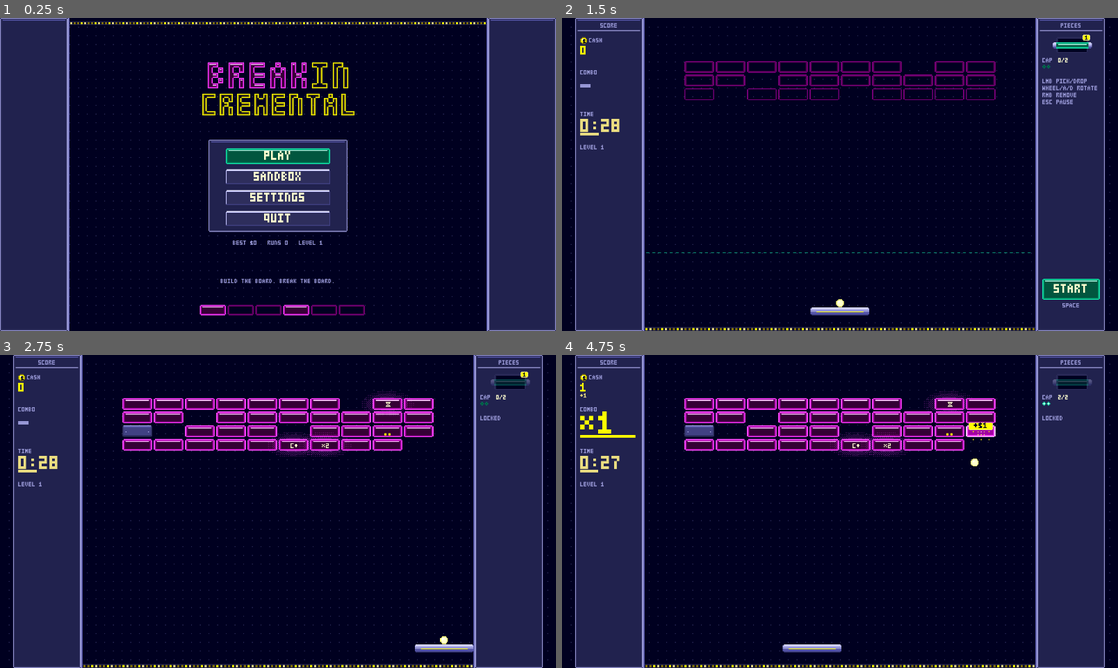
Above: before the commit, frames 1-4 (two rows, left to right).
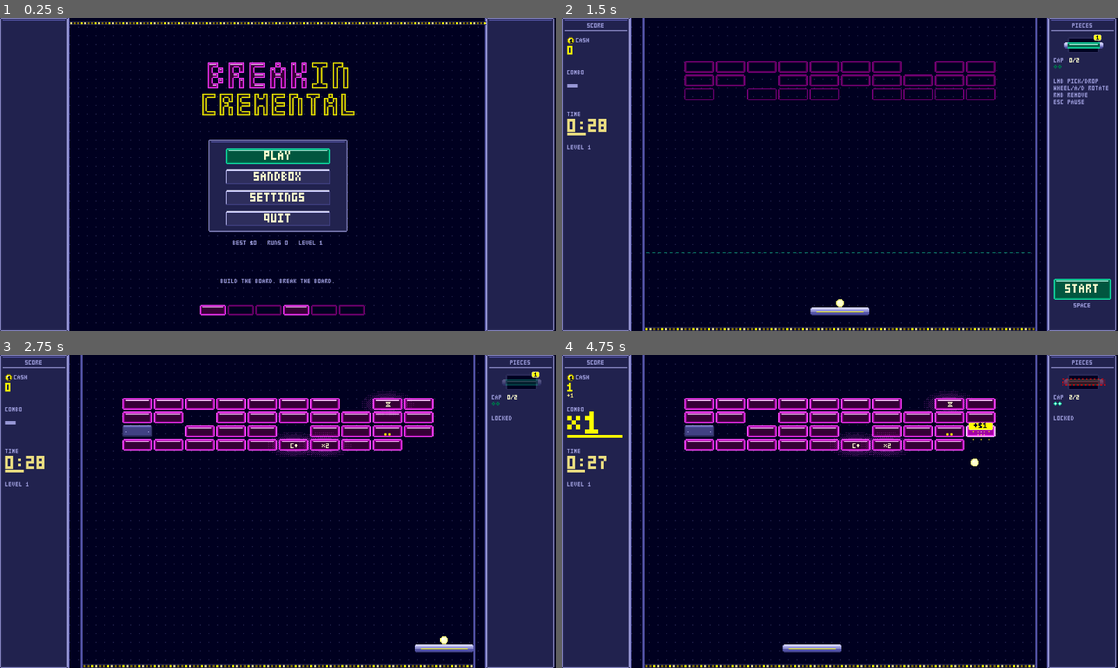
Above: after the commit, the same moments.

Repository: alpacaxander/breakin-cremental
Game: Godot game, scene res://src/main.tscn
Same seed, same stepped clock (60 frames per second), same inputs: the game is played once before the commit and once after it.
Inputs (mouse positions are in pixels of both pictures, inside the frame that each line leads up to):
- Up to frame 1 (0.25 s): no input
- Up to frame 2 (1.5 s): click "PLAY" at 0.5 s; click "PLAY" at 1.25 s
- Up to frame 3 (2.75 s): click "START" at 2 s
- Up to frame 4 (4.75 s): click "1" at 2.75 s; tap Enter at 3.5 s; move the mouse to (962, 495) at 3.52 s; hold Right 3.53-4.25 s; tap R at 3.6 s; click (962, 495) at 3.67 s; tap Space at 3.77, 4.25 s; drag from (728, 527) to (812, 574) at 4.27 s

The runs differ from the first frame. In frame 1, 1.4% of the frame differs, in the area x 87-100%, y 0-100%; in frame 2, 11%, in the area x 0-100%, y 0-100%; in frame 3, 11%; in frame 4, 11%.

Commit message:
Fix the cabinet columns at the layout's edges and shrink the 4:3 content into them
Every screen is now padding, column, 4:3 field, column, padding, so the columns no longer jump
between the shop and levels with different arena ratios: the arena scales down into the field
and a non-4:3 level shows bare sheet beside the board.

The columns keep their 2x in a window smaller than 1280x720 (tiling window managers ignore the
minimum size, which is gone): the sheet and columns are top_level at a fixed 2x and the Root
scales its content to the largest 4:3 left between them (Ui.Root.content, shared with the
arena's _fit). main.gd keeps the canvas 720 game px tall below that, so only the width runs short.

The smoke test sizes the headless window to 1280x720 first: at the default 64x64 the arena is a
100 px thumbnail and physics misses collisions. shots.gd renders 1000x600 and 960x1080 too.

Co-Authored-By: Claude Fable 5.1 <noreply@anthropic.com>

Diff:
--- a/src/arena.gd
+++ b/src/arena.gd
@@ -63,7 +63,7 @@
 var place: Place
 var hud: Hud
 var pause: Control = null
-var field: Rect2  # the arena in its own px: origin top-left. _fit centres the node between the cabinet columns.
+var field: Rect2  # the arena in its own px: origin top-left. _fit scales the node into the cabinet's 4:3 field.
 
 
 func _ready() -> void:
@@ -107,22 +107,17 @@
 	place = Place.new(self, ui)
 	place.started.connect(_on_start)
 	add_child(place)
-	_fit()  # after the cabinet exists, so its columns move in to the frame
-
-
-## Scales the arena to the largest that fits between the cabinet columns, centres it on whole sprite px, and moves the
-## columns of the cabinet screens riding on this node in against its frame.
+	_fit()
+
+
+## Scales the arena to the largest that fits the cabinet's 4:3 field between the columns and centres it there on whole
+## sprite px. Tuning.ARENA fills the field exactly; other ratios leave bare sheet beside or above the board.
 func _fit() -> void:
-	var canvas := get_viewport().get_visible_rect().size
-	var inset := Ui.FIELD_X * Fx.SCALE  # a column, in game px
+	var content := Ui.Root.content(get_viewport())  # sprite px
 	# ponytail: free scale, so sprite px go uneven above 1x; floor s to 0.5 steps (whole screen px) if the shimmer bothers
-	var s := minf((canvas.x - 2 * inset) / field.size.x, canvas.y / field.size.y)
+	var s := minf(content.size.x * Fx.SCALE / field.size.x, content.size.y * Fx.SCALE / field.size.y)
 	scale = Vector2.ONE * s
-	position = ((canvas - field.size * s) / 2).snapped(Vector2.ONE * Fx.SCALE)
-	for c in get_children():
-		if c is Ui.Root:
-			c.edge = maxf(0, position.x / Fx.SCALE - Ui.FIELD_X)
-			c.fit()
+	position = (content.position + ((content.size - field.size * s / Fx.SCALE) / 2).floor()) * Fx.SCALE
 
 
 ## The line placed pieces must stay above.
--- a/src/main.gd
+++ b/src/main.gd
@@ -11,18 +11,18 @@
 
 func _ready() -> void:
 	get_tree().auto_accept_quit = false  # the window's close button goes through Sfx.quit too
-	get_window().min_size = Vector2i(1280, 720)  # the field between the columns must always hold Tuning.ARENA
 	get_window().size_changed.connect(_scale)
 	_scale()
 	_show_menu()
 
 
-## The scale at which 1280x720 just fits, with the canvas covering the whole window: the cabinet grows with the arena and a
-## wider window shows more board beside it. Godot's own stretch modes letterbox instead. The cursor follows: it is in screen
-## px, not sprite px.
+## The scale at which 1280x720 just fits, with the canvas covering the whole window: the cabinet grows with the window and
+## the padding beside the columns is drawn sheet, not bars. Godot's own stretch modes letterbox instead. Below 1280x720
+## (a tiling window manager ignores any minimum size) the canvas keeps its 720 height, so the 2x columns always fit, and
+## Ui.Root.content shrinks the field to the width left between them. The cursor follows: it is in screen px, not sprite px.
 func _scale() -> void:
 	var w := get_window()
-	var k := maxf(1, minf(w.size.x / 1280.0, w.size.y / 720.0))
+	var k := minf(w.size.y / 720.0, maxf(1, w.size.x / 1280.0))
 	if k == zoom:
 		return
 	zoom = k
--- a/src/tuning.gd
+++ b/src/tuning.gd
@@ -1,7 +1,7 @@
 ## Every tunable number and per-kind table lives here. Edit, rerun.
 
 # Game px are 2x sprite px. The arena's origin is its top-left corner; the cabinet (ui.gd) centres it between the columns.
-const ARENA := Vector2(960, 720)  # default arena size and the largest allowed: what fits between the columns at the 1280x720 minimum window
+const ARENA := Vector2(960, 720)  # default arena size and the largest allowed: the cabinet's 4:3 field; other ratios scale down into it
 
 # Paddle / ball feel
 const PADDLE_WIDTH := 120.0
--- a/src/ui.gd
+++ b/src/ui.gd
@@ -1,9 +1,10 @@
 ## Cabinet UI: every screen is a 640x360 sprite-space layout shown at 2x, centred in a canvas that grows with the window
-## (main.gd scales the window so 1280x720 just fits, so there are no bars). A score/stats column sits at the canvas's left
-## edge, a pieces/menu column at its right edge, the field between them; the columns stretch over the canvas height. In a
-## round the arena moves both columns in against its frame (edge), leaving board outside them. Layout coordinates work
-## unchanged: centred content goes on the Root, column content on Root.left / Root.right (origins at the columns' outer
-## edges, so x 0..77 and RX..639 land in the columns). Look: src/theme.tres, assets/pixel/preview/ui_*.png.
+## (main.gd scales the window so 1280x720 just fits, so there are no bars). Left to right: padding, the score/stats column,
+## the 4:3 field (480x360, the content of every screen; the arena scales down into it), the pieces/menu column, padding.
+## The columns stretch over the canvas height; the padding is bare sheet. In a window smaller than 1280x720 the columns
+## keep their 2x (their content needs all of it) and the field shrinks to what is left between them (Root.content). Centred
+## content goes on the Root, column content on Root.left / Root.right (x 0..77 and RX..639 land in the columns). Look:
+## src/theme.tres, assets/pixel/preview/ui_*.png.
 extends Node
 
 const Tuning = preload("res://src/tuning.gd")
@@ -20,12 +21,12 @@
 ## otherwise the event falls through (to the arena).
 class Root extends Control:
 	signal back
-	var sheet := Control.new()  # covers the whole canvas: base, dots and the columns anchor to it
-	var left := Control.new()  # column content, origin at the left column's outer edge
-	var right := Control.new()  # column content, origin SIZE.x left of the right column's outer edge, so RX coordinates land in it
-	var field := Control.new()  # the canvas between the columns, full height; the shop pans its web inside it
-	var edge := 0.0  # board left outside each column, in sprite px; the arena sets it so the columns meet its frame
-	var cols: Array[Control] = []  # chassis' left panel, left rail, right panel, right rail
+	# The sheet and columns sit outside the Root's transform (top_level) at a fixed 2x; the Root itself scales with the content.
+	var sheet := Control.new()  # covers the whole canvas: base and dots anchor to it
+	var left := Control.new()  # column content, in layout coordinates
+	var right := Control.new()
+	var field := Control.new()  # the 4:3 content between the columns; the shop pans its web inside it
+	var cols: Array[Control] = []  # chassis' panels and rails, stretched over the canvas height by fit()
 
 	func _init() -> void:
 		size = SIZE
@@ -37,28 +38,39 @@
 		for c in [sheet, left, right, field]:
 			c.mouse_filter = MOUSE_FILTER_IGNORE
 			add_child(c)
+		for c in [sheet, left, right]:
+			c.top_level = true
+			c.scale = Vector2.ONE * Fx.SCALE
+		field.position = Vector2(FIELD_X, 0)
+		field.size = Vector2(FIELD_W, SIZE.y)
 
 	func _ready() -> void:
 		get_viewport().size_changed.connect(fit)
 		fit()
 
-	## Centres the layout in the canvas and lays the sheet, columns and field over all of it. A parent that moves
-	## (the arena) calls this again after moving.
+	## The content rect in canvas sprite px: the largest 4:3 between the 2x columns, at most the layout's 480x360 field.
+	## main.gd keeps the canvas at least 360 sprite px tall, so only the width can run short.
+	static func content(vp: Viewport) -> Rect2:
+		var canvas := (vp.get_visible_rect().size / Fx.SCALE).floor()
+		var f := clampf((canvas.x - 2 * FIELD_X) / FIELD_W, 0.1, 1)  # ponytail: a window narrower than the columns gets a sliver, not a crash
+		var size := Vector2(FIELD_W, SIZE.y) * f
+		return Rect2(((canvas - size) / 2).floor(), size)
+
+	## Scales the layout so its field is the canvas's content rect, lays the sheet over the whole canvas and the columns
+	## against the content, stretched over the canvas height.
 	func fit() -> void:
 		var exact := get_viewport().get_visible_rect().size / Fx.SCALE  # sprite px, fractional at odd window sizes
-		var canvas := exact.floor()  # layout stays on whole sprite px; the sheet and columns reach the exact edge
-		global_position = ((canvas - SIZE) / 2).floor() * Fx.SCALE
-		sheet.position = -global_position / Fx.SCALE
+		var c := content(get_viewport())
+		var f := c.size.x / FIELD_W
+		scale = Vector2.ONE * Fx.SCALE * f
+		global_position = (c.position - Vector2(FIELD_X, 0) * f) * Fx.SCALE
+		var top := floorf((exact.floor().y - SIZE.y) / 2)  # column content centred in the canvas height
+		left.position = Vector2(c.position.x - FIELD_X, top) * Fx.SCALE
+		right.position = Vector2(c.end.x - RX, top) * Fx.SCALE
 		sheet.size = exact
-		left.position.x = sheet.position.x + edge
-		right.position.x = sheet.position.x + canvas.x - SIZE.x - edge
-		field.position = Vector2(left.position.x + FIELD_X, sheet.position.y)
-		field.size = Vector2(canvas.x - 2 * (FIELD_X + edge), exact.y)
-		var xs := [edge, edge + FIELD_X - 2, canvas.x - edge - FIELD_X + 2, canvas.x - edge - FIELD_X]
-		var ws := [FIELD_X - 2.0, 2.0, (exact.x - canvas.x if edge == 0 else 0.0) + FIELD_X - 2, 2.0]  # flush panels reach the exact edge
-		for i in cols.size():
-			cols[i].position = Vector2(xs[i], 0)
-			cols[i].size = Vector2(ws[i], exact.y)
+		for col in cols:
+			col.position.y = -top
+			col.size.y = exact.y
 
 	func _unhandled_input(e: InputEvent) -> void:
 		if e is InputEventKey and e.pressed and e.keycode == KEY_ESCAPE and back.has_connections():
@@ -99,19 +111,18 @@
 		if under:
 			n.z_index = -3  # relative to the root's 2: lands at -1, beneath the parent's own drawing
 		fill(r, n)
-	for x in [0, RX]:
-		var p := panel(r.sheet, x, 0, 78, 360)
+	for t in [[r.left, 0, left], [r.right, RX, right]]:
+		var p := panel(t[0], t[1], 0, 78, 360)
 		p.mouse_filter = Control.MOUSE_FILTER_STOP  # clicks on a column never reach the field
 		var rail := TextureRect.new()
 		rail.texture = tex("ui_rail")
 		rail.stretch_mode = TextureRect.STRETCH_TILE
-		rail.flip_h = x > 0
-		rail.position.x = 78 if x == 0 else RX - 2
+		rail.flip_h = t[1] > 0
+		rail.position.x = 78 if t[1] == 0 else RX - 2
 		rail.size = Vector2(2, 360)
 		rail.mouse_filter = Control.MOUSE_FILTER_IGNORE
-		r.sheet.add_child(rail)
-		r.cols.append_array([p, rail])  # Root.fit sizes them
-	for t in [[r.left, 0, left], [r.right, RX, right]]:
+		t[0].add_child(rail)
+		r.cols.append_array([p, rail])  # Root.fit stretches them over the canvas height
 		if t[2]:
 			label(t[0], t[2], t[1], 6, Tuning.COLORS.rivet, 1, 78, HORIZONTAL_ALIGNMENT_CENTER)
 			rect(t[0], t[1] + 3, 14, 72, 1, Tuning.COLORS.rivet)
--- a/tests/shots.gd
+++ b/tests/shots.gd
@@ -3,7 +3,7 @@
 ## window manager fighting the sizes, so run it under Xvfb (nothing opens on the desktop):
 ## nix develop -c xvfb-run -s "-screen 0 3840x2160x24" godot --display-driver x11 --rendering-driver opengl3 tests/shots.tscn
 
-const SIZES := [Vector2i(1280, 720), Vector2i(1800, 1100), Vector2i(1920, 1080), Vector2i(1280, 1440), Vector2i(2520, 1370), Vector2i(2560, 1440), Vector2i(3440, 1440), Vector2i(3840, 2160)]
+const SIZES := [Vector2i(1000, 600), Vector2i(960, 1080), Vector2i(1280, 720), Vector2i(1800, 1100), Vector2i(1920, 1080), Vector2i(1280, 1440), Vector2i(2520, 1370), Vector2i(2560, 1440), Vector2i(3440, 1440), Vector2i(3840, 2160)]
 
 
 func _ready() -> void:
--- a/tests/smoke.gd
+++ b/tests/smoke.gd
@@ -6,6 +6,7 @@
 
 
 func _ready() -> void:
+	get_window().size = Vector2i(1280, 720)  # headless starts 64x64; at that size the arena is a 100 px thumbnail and physics misses collisions
 	# The round saves at the end; put the real save back afterwards.
 	var saved := FileAccess.get_file_as_string(Game.SAVE_PATH) if FileAccess.file_exists(Game.SAVE_PATH) else ""
 	# Own one of everything and enough capacity to place it all.
@@ -35,7 +36,7 @@
 	# Pause menu: open, swap to settings and back, resume.
 	a._pause(true)
 	assert(get_tree().paused and a.pause != null, "paused with a menu")
-	assert(a.pause.sheet.size * a.pause.scale == get_viewport().get_visible_rect().size, "pause overlay covers the whole canvas")
+	assert(a.pause.sheet.size * a.pause.sheet.scale == get_viewport().get_visible_rect().size, "pause overlay covers the whole canvas")
 	a._pause_settings()
 	a._pause(true)
 	a._pause(false)
Not shown, changed: CLAUDE.md
